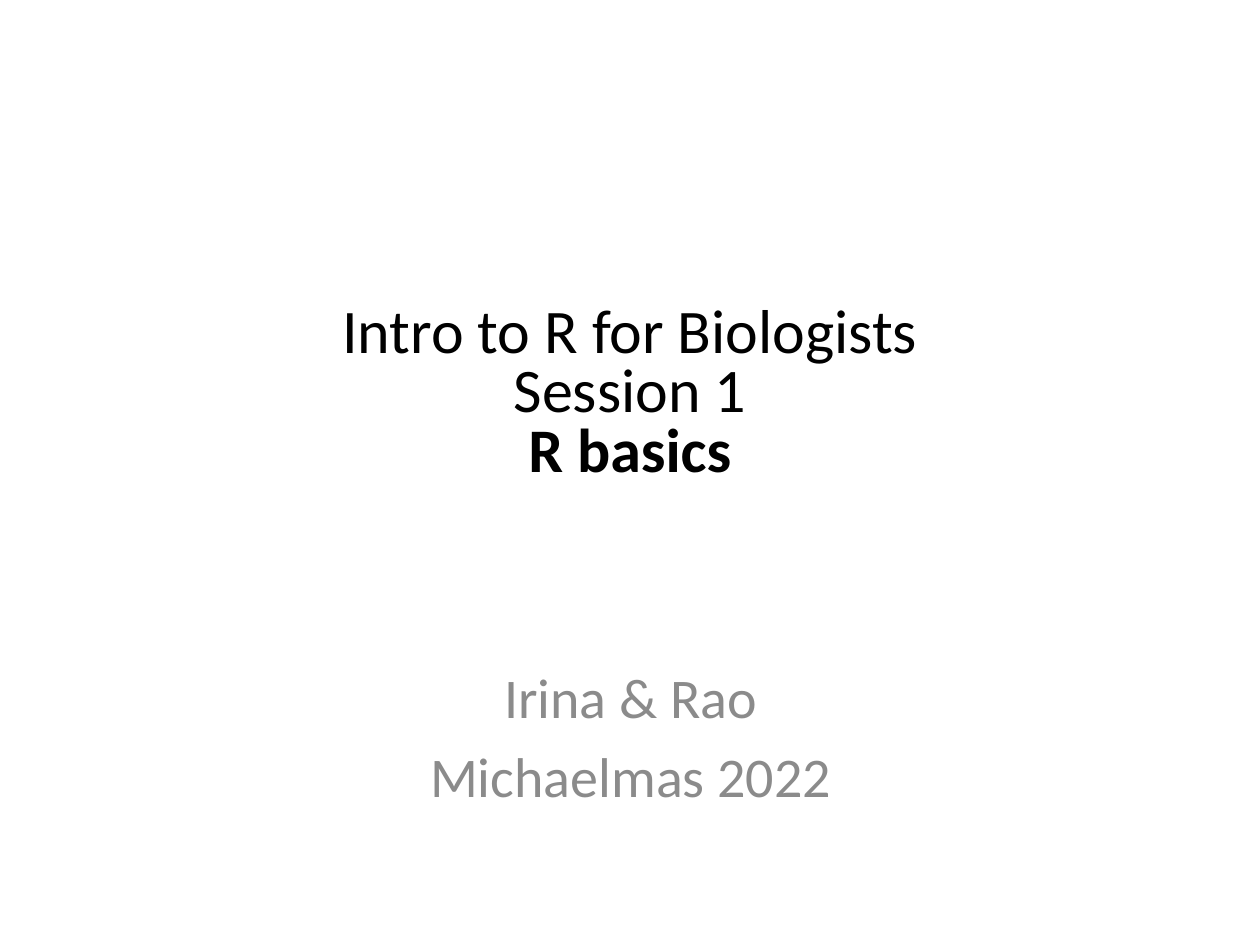
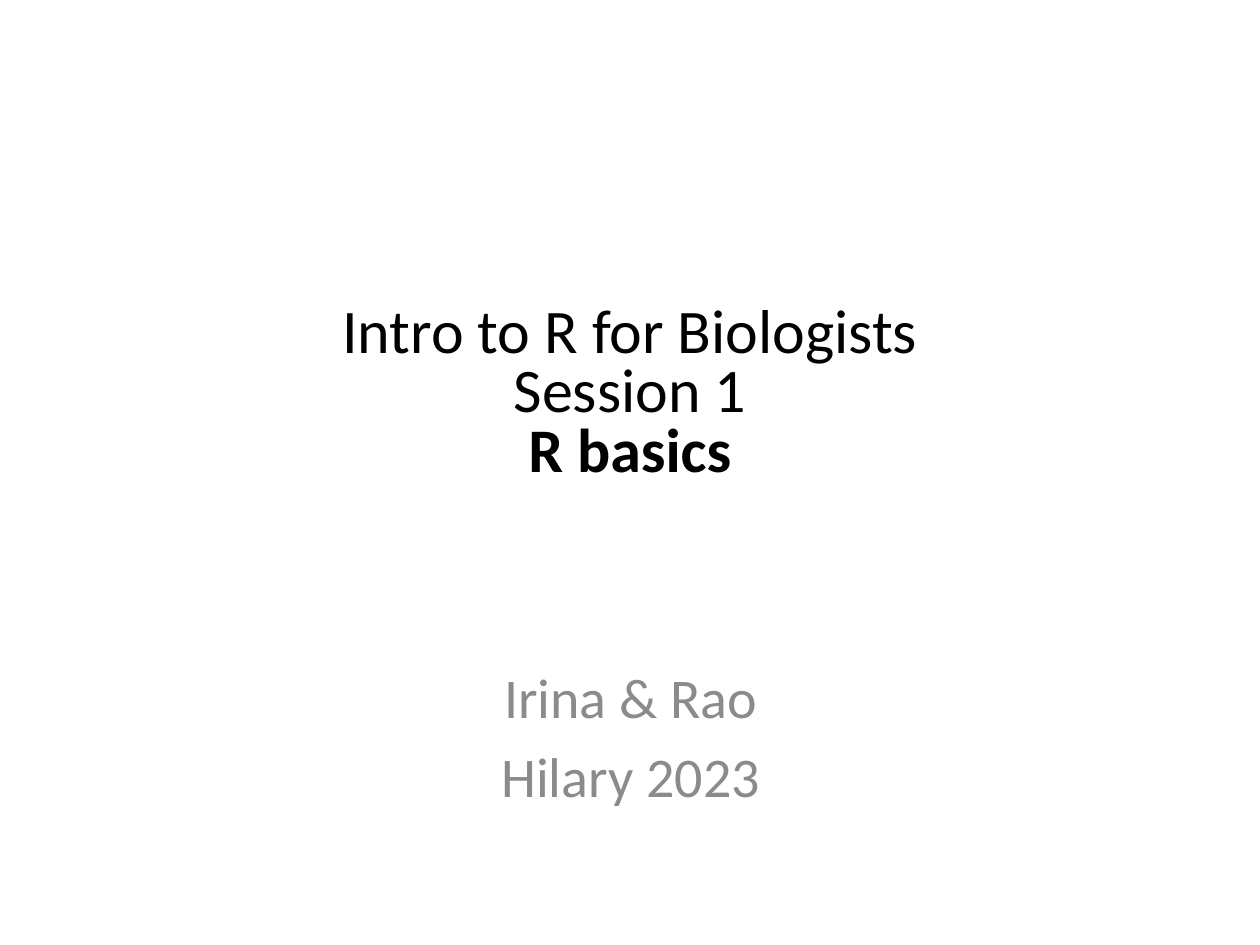
Before and after one commit to sraorao/MSD_R_course_HT2023, a slide deck: slide 1 of powerpoint/Session1.pptx. Drawn at 1260x945 pixels with LibreOffice and Linux fonts; fonts in the diff are those of the drawing. Boxes give left, top, right and bottom in pixels: in the first picture for what was removed or moved away, otherwise in the second. Text is boxed around its words. In the diff, an @@ line names an element or a change of style, - is before the commit and + after.

```diff
--- a/powerpoint/Session1.pptx
+++ b/powerpoint/Session1.pptx
@@ text at (501, 758, 759, 806): text changed @@
-Michaelmas 2022
+Hilary 2023
```
Also in this commit, not shown: 1 other slide changed, 9 other files.
